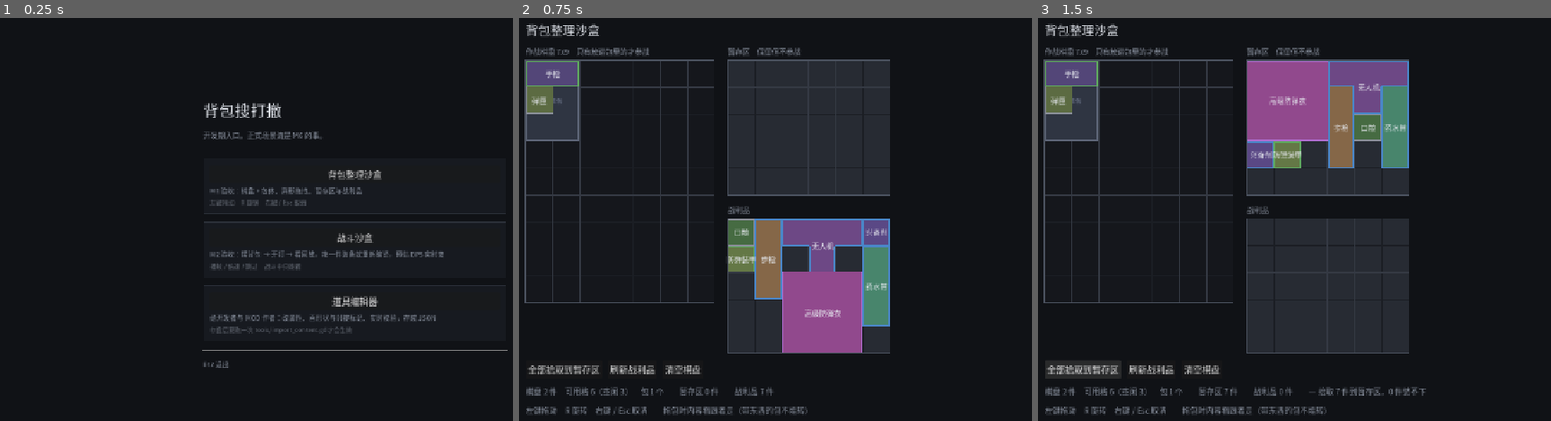
Above: before the commit, frames 1-3 (left to right).
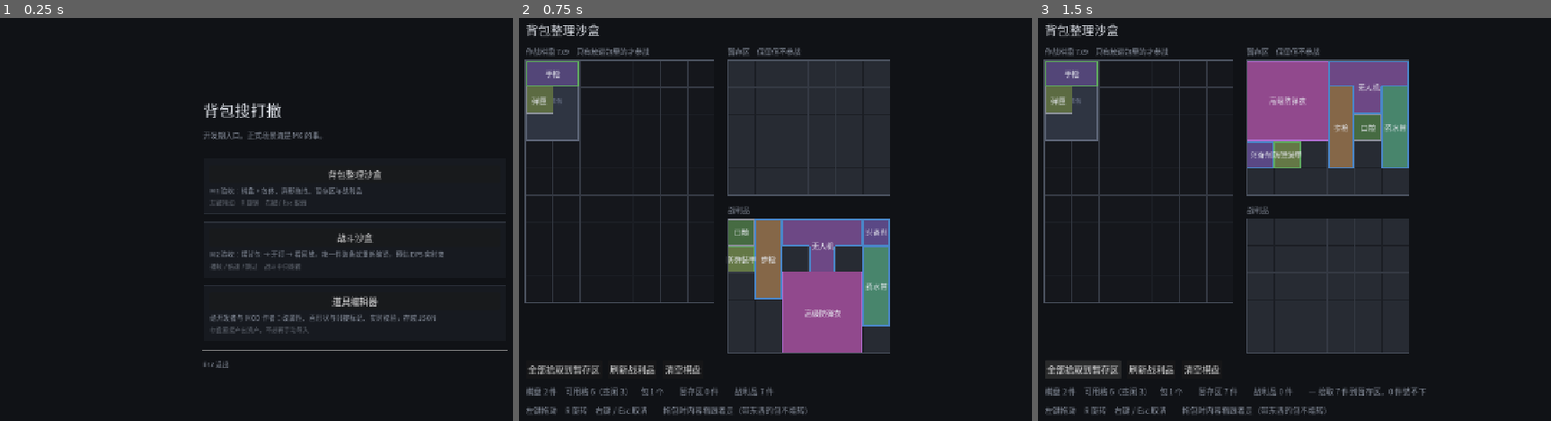
Above: after the commit, the same moments.

Repository: oZlUche/packsoudc
Game: Godot game, scene res://ui/launcher.tscn
The game is run twice, just before and just after one commit, with the same random seed, the same clock (stepped at 60 frames per second) and the same inputs.
Inputs:
- Up to frame 1 (0.25 s): no input
- Up to frame 2 (0.75 s): click "背包整理沙盒" at 0.5 s
- Up to frame 3 (1.5 s): click "全部拾取到暂存区" at 1.25 s

The runs differ from the first frame. In frame 1, 0.1% of the frame differs, in the area x 43-69%, y 76-79%; in frame 2, nothing differs; in frame 3, nothing differs.

Commit message:
docs: 修掉两处过期提示 —— 编辑器不再需要手动导入
启动器里那句「存盘后要跑一次 tools/import_content.gd 才会生效」是
编辑器直接产出 .tres 之前的写法；战斗沙盒的空数据报错还指向
gen_sample_items.gd，而那个脚本现在见到作者数据就拒绝运行，
照着做只会撞上拒绝信息。两处都改成现在真实可行的做法。

Co-Authored-By: Claude Opus 5 <noreply@anthropic.com>

Diff:
--- a/ui/battle/battle_sandbox.gd
+++ b/ui/battle/battle_sandbox.gd
@@ -26,7 +26,7 @@
 	_font = UiPalette.cjk_font()
 	_db = ItemDatabase.new()
 	if _db.load_dir() == 0:
-		push_error("没有加载到任何物品定义，先跑 tools/gen_sample_items.gd")
+		push_error("没有加载到任何物品定义，先跑 tools/import_content.gd 把作者数据导成资产")
 
 	ItemInstance.reset_uid_counter()
 	_board = GridInventory.new(BOARD_SIZE, 1, true)
--- a/ui/launcher.gd
+++ b/ui/launcher.gd
@@ -27,7 +27,7 @@
 		"scene": "res://ui/editor/content_editor.tscn",
 		"title": "道具编辑器",
 		"desc": "给开发者与 MOD 作者：改属性、画形状与邻接标记、实时校验，存成 JSON",
-		"keys": "存盘后要跑一次 tools/import_content.gd 才会生效",
+		"keys": "存盘直接产出资产，不必再手动导入",
 	},
 ]
 
